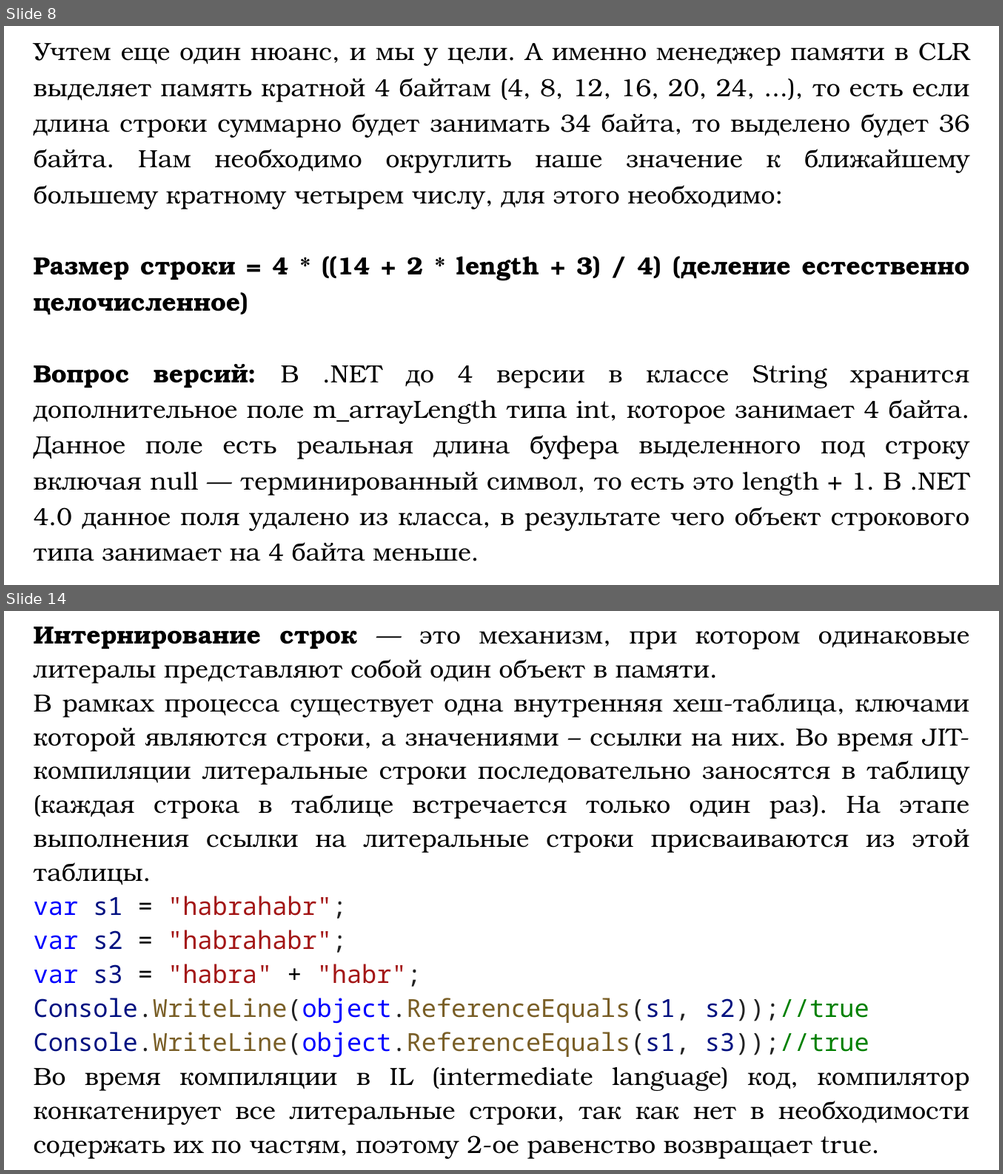
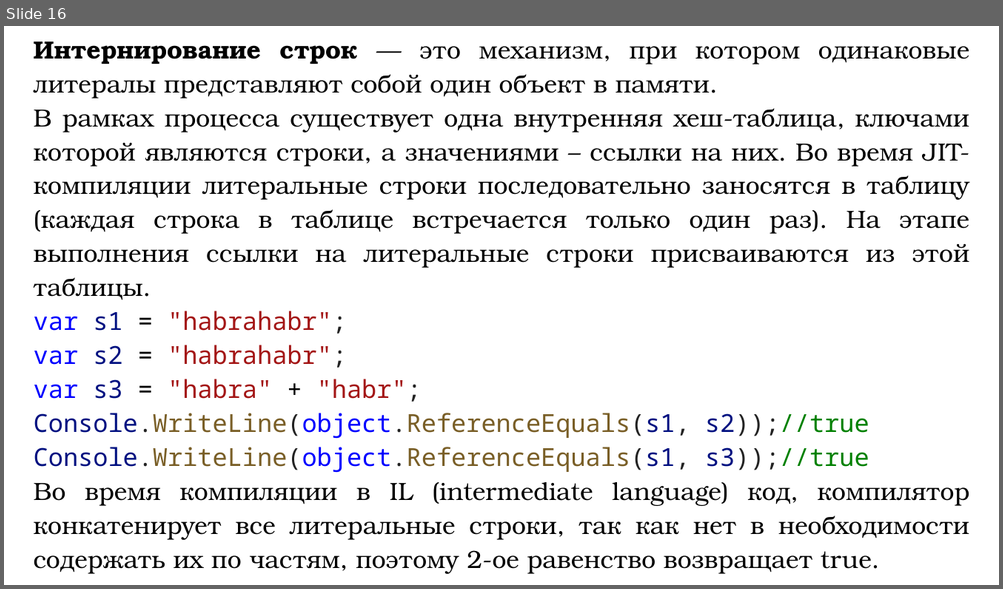
Before and after one commit to DaniilKlyukin/ITiP-1, a slide deck: Лекции/ИТиП 1 лек 5.pptx. Shown one above the other, each under a label of ours: slides 8 and 14 before the commit, slide 16 after it; the slides between them are not shown. The pictures are 1003x1174 and 1003x589 pixels, drawn with LibreOffice and Linux fonts; fonts in the diff are those of the drawing. Boxes give left, top, right and bottom in pixels: in the first picture for what was removed or moved away, otherwise in the second. Text is boxed around its words. In the diff, an @@ line names an element or a change of style, - is before the commit and + after.

```diff
--- a/Лекции/ИТиП 1 лек 5.pptx
+++ b/Лекции/ИТиП 1 лек 5.pptx
@@ slide 8 removed at bbox=[4, 26, 999, 585], background #FFFFFF @@
@@ text removed at bbox=[34, 42, 970, 562] @@
-Учтем еще один нюанс, и мы у цели. А именно менеджер памяти в CLR выделяет память кратной 4 байтам (4, 8, 12, 16, 20, 24, ...), то есть если длина строки суммарно будет занимать 34 байта, то выделено будет 36 байта. Нам необходимо округлить наше значение к ближайшему большему кратному четырем числу, для этого необходимо:
-Размер строки = 4 * ((14 + 2 * length + 3) / 4) (деление естественно целочисленное)
-Вопрос версий: В .NET до 4 версии в классе String хранится дополнительное поле m_arrayLength типа int, которое занимает 4 байта. Данное поле есть реальная длина буфера выделенного под строку включая null — терминированный символ, то есть это length + 1. В .NET 4.0 данное поля удалено из класса, в результате чего объект строкового типа занимает на 4 байта меньше.
@@ what was slide 14 is now slide 16 @@
```
Also in this commit, not shown: 5 slides changed, 19 slides added, 10 other slides removed, 5 other files.
